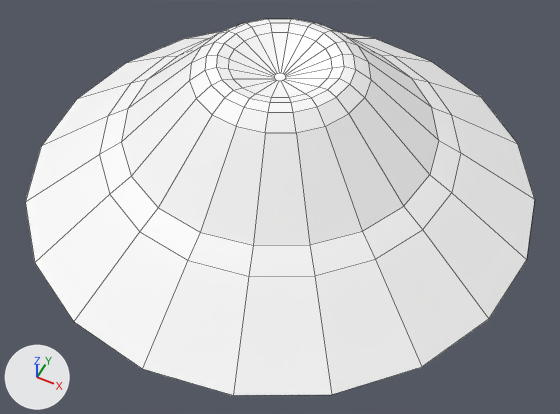
The FBX model Seed Dispersal/Assets/models/antHill.fbx as it was, and as the next commit left it.
Before and after are seen from a 50 mm camera at (5.46, -10.93, 13.54) aimed at (0.6, -1.21, 1.4). Every picture has the same lights, and +X, +Y and +Z are marked at lower left. Mesh edges are drawn as thin lines. Where no turn or scale is listed for an object, it has been applied to the vertices.

Before the edit, the objects in view are built like this:
```python
me_mesh = bpy.data.meshes.new('Mesh')
me_mesh.from_pydata(...)  # 160 vertices, 141 faces; spans x -5.59..5.59, y -5.59..5.59, z -3.74..-0.65
me_mesh.materials.append(mat_lambert2)  # its picture is missing
ob_pcone1 = bpy.data.objects.new('pCone1', me_mesh)
ob_pcone1.location = (0.0, 0.0, 4.81)
```
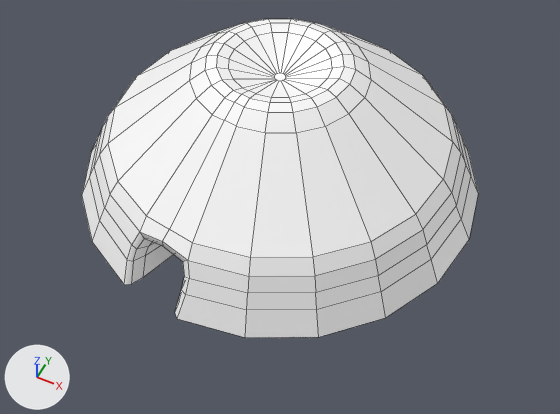
Where the change shows, as pixel boxes (x1, y1, x2, y2) in the pictures (560 x 414 px):
'pCone1', reshaped (22% narrower, 15% shorter)
    before: (25, 19, 535, 395)
    after: (82, 19, 478, 338)
part 1 of me_mesh, built on
    before: (25, 32, 535, 395)
    after: (82, 73, 478, 338)

The change, as a list of edits to the scene's bpy script:
```text
Change me_mesh:
    used by ob_pcone1; location = (0.0, 0.0, 4.81)
    remove me_mesh.from_pydata(...)  # 160 vertices, 141 faces; spans x -5.59..5.59, y -5.59..5.59, z -3.74..-0.65
    add me_mesh.from_pydata(...)  # 246 vertices, 222 faces; spans x -4.38..4.38, y -4.38..4.38, z -3.74..-0.65
    me_mesh part 1
    2 vertices are removed from x -1.73..0.0, y -5.59..-5.31, z -3.74
    27 faces are deleted
    38 vertices move from x -5.59..5.59, y -5.31..5.59, z -3.74..-2.31 to x -4.38..4.38, y -4.17..4.38, z -3.74..-2.31
    88 vertices are added at x -4.12..4.12, y -4.38..4.12, z -3.73..-0.65
    108 new faces join them
```
